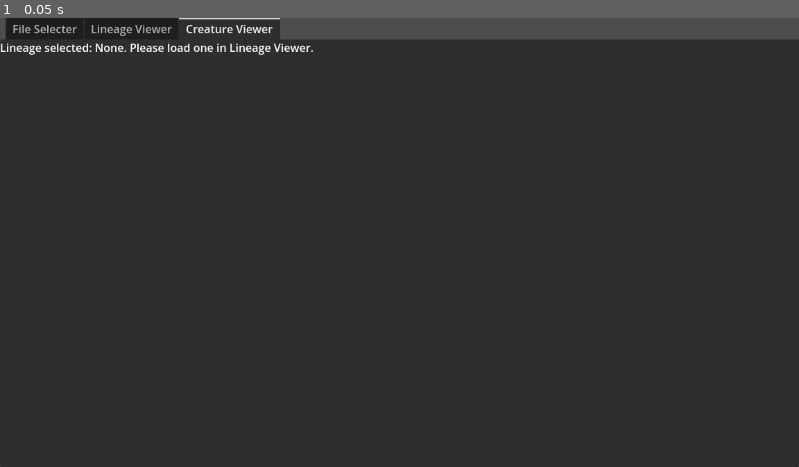
Above: before the commit, frame 1.
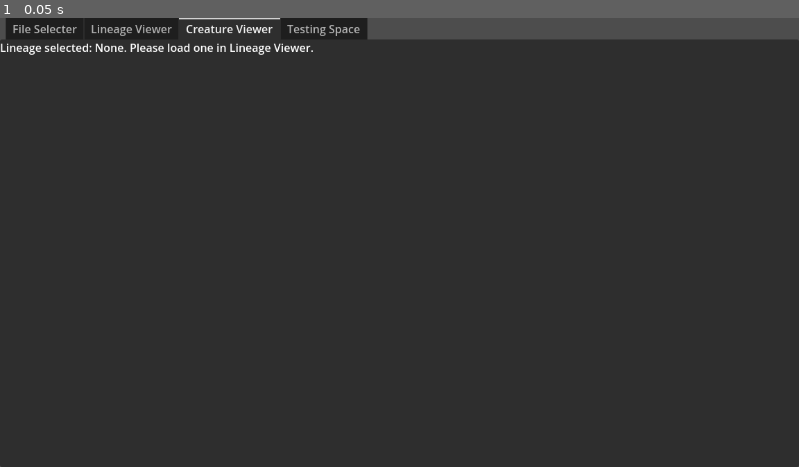
Above: after the commit, the same moment.

Repository: 06gusmog/Data-Viewer
Game: Godot game, scene res://root.tscn
Same seed, same stepped clock (60 frames per second), same inputs: the game is played once before the commit and once after it. The engine's default icon, where the game draws it, is replaced by a stand-in: a white triangle on a blue panel in a dark square.
Inputs:
- Up to frame 1 (0.05 s): no input

The runs differ from the first frame. In frame 1, 0.5% of the frame differs, in the area x 35-46%, y 0-5%.

Commit message:
DNA-match, testspace

Diff:
--- a/simulation-data-viewer/Scripts/creature_viewer.gd
+++ b/simulation-data-viewer/Scripts/creature_viewer.gd
@@ -1,11 +1,6 @@
 extends HBoxContainer
 
 
-# Called when the node enters the scene tree for the first time.
-func _ready() -> void:
-	pass # Replace with function body.
 
-
-# Called every frame. 'delta' is the elapsed time since the previous frame.
-func _process(delta: float) -> void:
+func generate_timeline():
 	pass
--- a/simulation-data-viewer/Scripts/lineage_viewer.gd
+++ b/simulation-data-viewer/Scripts/lineage_viewer.gd
@@ -28,7 +28,6 @@
 		print('drawing')
 		var image = get_image_depth(lineage_selected.text.split('-')[0], int(depth.text))
 		texture_rect.texture = ImageTexture.create_from_image(image[0])
-
 
 func _on_download_button_down() -> void:
 	var number = str(len(DirAccess.get_files_at(SAVE_LOCATION)))
--- a/simulation-data-viewer/Scripts/root.gd
+++ b/simulation-data-viewer/Scripts/root.gd
@@ -44,6 +44,24 @@
 			print(root_creature)
 			lineages[root_creature + '-' + str(lineage_len)] = lineage
 	print('Done!')
+
+func match_DNA(creature1, creature2):
+	var result = []
+	for i in range(min(len(creature1), len(creature2))):
+		result.append(creature1[i]['Type'] == creature2[i]['Type'])
+		for x in range(5):
+			result.append(creature1[i]['Special Sauce'][x] == creature2[i]['Special Sauce'][x])
+		result.append(creature1[i]['Position'] == creature2[i]['Position'])
+		if len(creature1[i]['Connections']) <= len(creature1[i]['Connections']):
+			for con in creature1[i]['Connections']:
+				result.append(con in creature2[i]['Connections'])
+		else:
+			for con in creature2[i]['Connections']:
+				result.append(con in creature1[i]['Connections'])
+		for x in range(abs(len(creature1[i]['Connections'])-len(creature1[i]['Connections']))):
+			result.append(false)
+	return result
+
 func get_relative_lineage(creatureID):
 	# Get first creature in the chain
 	var parentID = get_creature(creatureID)[0]
--- /dev/null
+++ b/simulation-data-viewer/Scripts/testing_space.gd
@@ -0,0 +1,8 @@
+extends HBoxContainer
+@onready var root = $"../.."
+
+
+
+
+func _on_test_input_button_down():
+	print(root.match_DNA(root.get_creature('9753')[4], root.get_creature('9040')[4]))
--- a/simulation-data-viewer/root.tscn
+++ b/simulation-data-viewer/root.tscn
@@ -1,10 +1,11 @@
-[gd_scene load_steps=6 format=3 uid="uid://c5ivqntyp0t2i"]
+[gd_scene load_steps=7 format=3 uid="uid://c5ivqntyp0t2i"]
 
 [ext_resource type="Script" path="res://Scripts/lineage_viewer.gd" id="1_1junf"]
 [ext_resource type="Script" path="res://Scripts/root.gd" id="1_s5ybp"]
 [ext_resource type="Script" path="res://Scripts/file_selecter.gd" id="2_kfihq"]
 [ext_resource type="Texture2D" uid="uid://dm307lgysn45s" path="res://icon.svg" id="4_prhs8"]
 [ext_resource type="Script" path="res://Scripts/creature_viewer.gd" id="5_ttm4g"]
+[ext_resource type="Script" path="res://Scripts/testing_space.gd" id="6_juqa6"]
 
 [node name="Root" type="Control"]
 layout_mode = 3
@@ -117,8 +118,20 @@
 layout_mode = 2
 text = "Lineage selected: None. Please load one in Lineage Viewer."
 
+[node name="Testing Space" type="HBoxContainer" parent="Tools"]
+visible = false
+layout_mode = 2
+script = ExtResource("6_juqa6")
+metadata/_tab_index = 3
+
+[node name="Test Input" type="Button" parent="Tools/Testing Space"]
+layout_mode = 2
+text = "Click me!
+"
+
 [connection signal="button_down" from="Tools/File Selecter/VBoxContainer/Refresh" to="Tools/File Selecter" method="_on_refresh_button_down"]
 [connection signal="button_down" from="Tools/File Selecter/VBoxContainer/Load" to="Tools/File Selecter" method="_on_load_button_down"]
 [connection signal="button_down" from="Tools/Lineage Viewer/Button Panel/Draw Full" to="Tools/Lineage Viewer" method="_on_draw_full"]
 [connection signal="button_down" from="Tools/Lineage Viewer/Button Panel/Draw Depth" to="Tools/Lineage Viewer" method="_on_draw_depth"]
 [connection signal="button_down" from="Tools/Lineage Viewer/Button Panel/Download" to="Tools/Lineage Viewer" method="_on_download_button_down"]
+[connection signal="button_down" from="Tools/Testing Space/Test Input" to="Tools/Testing Space" method="_on_test_input_button_down"]
